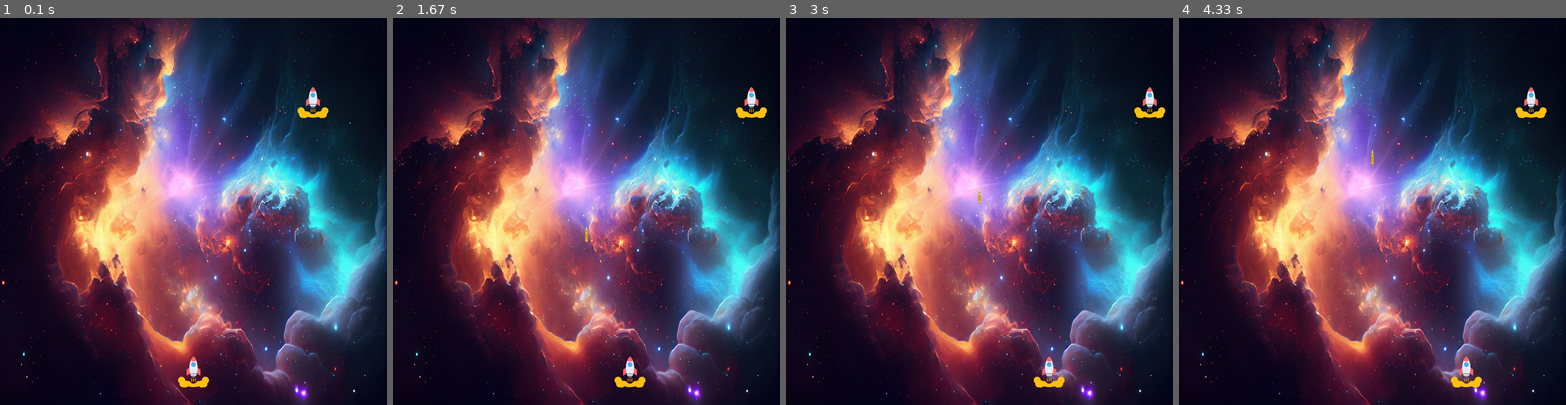
Above: before the commit, frames 1-4 (left to right).
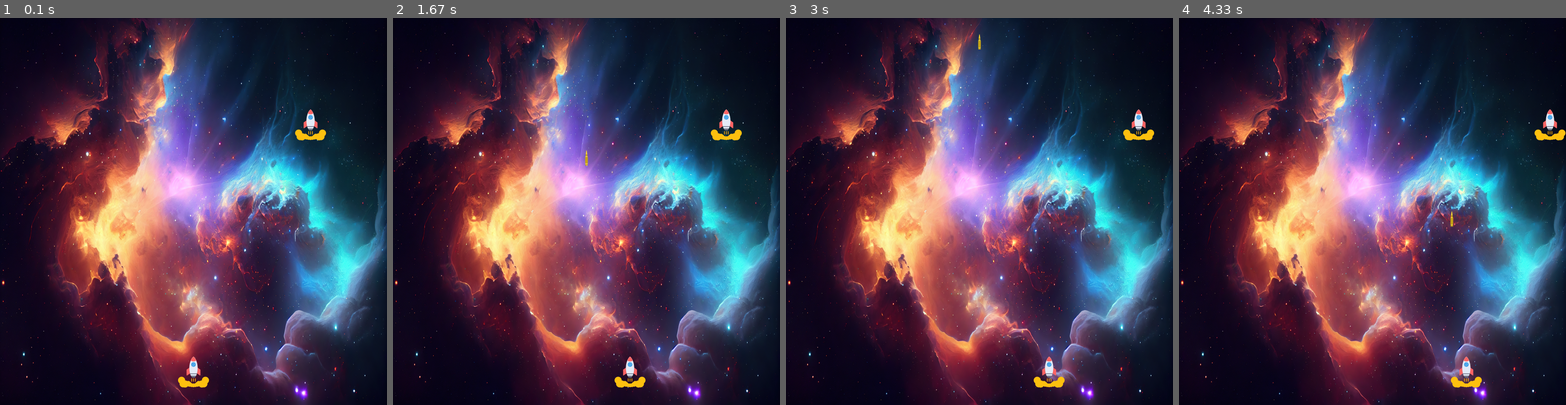
Above: after the commit, the same moments.

Repository: najmussakib01/Shooting_Rocket_Pygame_Practice
Game: pygame game, started from main.py
Two runs of this game, one before a commit and one after it. Both use one fixed random seed, a clock stepped at 60 frames per second and the inputs below.
Inputs:
- Up to frame 1 (0.1 s): no input
- Up to frame 2 (1.67 s): tap Space at 0.33, 0.73, 1.03, 1.23, 1.53 s; hold Right 0.67-1.13 s; hold Right 1.17-1.63 s
- Up to frame 3 (3 s): hold Left 1.67-2.2 s; tap Space at 1.73, 2.03, 2.3, 2.6, 2.73 s; hold Left 2.23-2.63 s; hold Right from 2.67 s (still down)
- Up to frame 4 (4.33 s): tap Space at 3.03, 3.4, 3.7, 3.9, 4.2 s; release Right at 3.3 s; hold Left 3.33-3.8 s; hold Right 3.83-4.3 s

The runs differ from the first frame. In frame 1, 0.5% of the frame differs, in the area x 76-85%, y 17-32%; in frame 2, 0.6%; in frame 3, 0.6%; in frame 4, 0.6%, in the area x 49-100%, y 17-54%.

Commit message:
add some score function

Diff:
--- a/main.py
+++ b/main.py
@@ -1,5 +1,6 @@
 import random
 import pygame
+import math
 
 pygame.init()
 pygame.display.set_caption("Shooting Rocket")
@@ -15,16 +16,18 @@
 
 enemy_image = pygame.image.load("rocket.png")
 enemyX = random.randint(0, 736)
-enemyY = random.randint(50, 150)
-enemyX_change = 1
+enemyY = random.randint(50, 200)
+enemyX_change = 0.5
 enemyY_change = 50
 
 bullet_image = pygame.image.load("bullet.png")
 bulletX = 0
 bulletY = 500
 bulletX_change = 0
-bulletY_change = 1
+bulletY_change = 3
 visible_bullet = False
+
+score = 0
 
 def player_draw(x,y):
     screen_size.blit(player_image, (x, y))
@@ -36,6 +39,16 @@
     global visible_bullet
     visible_bullet = True
     screen_size.blit(bullet_image, (x +16 , y + 10))
+
+
+def there_is_collision(enemyX, enemyY, bulletX, bulletY):
+    #distance = ((enemyX - bulletX)**2 + (enemyY - bulletY)**2)**0.5
+    distance = math.sqrt((math.pow(enemyX - bulletX, 2)) + (math.pow(enemyY - bulletY, 2)))
+    if distance < 27:
+        return True
+    else:
+        return False
+
 
 is_running = True
 while True:
@@ -85,12 +98,18 @@
     if bulletY <= -64:
         bulletY = 500
         visible_bullet = False
-
-
     if visible_bullet:
         fire_bullet(bulletX, bulletY)
         bulletY -= bulletY_change
 
+    collision = there_is_collision(enemyX, enemyY, bulletX, bulletY)
+    if collision:
+        bulletY = 500
+        visible_bullet = False
+        score += 1
+        print(score)
+        #enemyX = random.randint(0, 736)
+        #enemyY = random.randint(50, 200)
 
     player_draw(playerX, playerY)
     enemy_draw(enemyX, enemyY)
